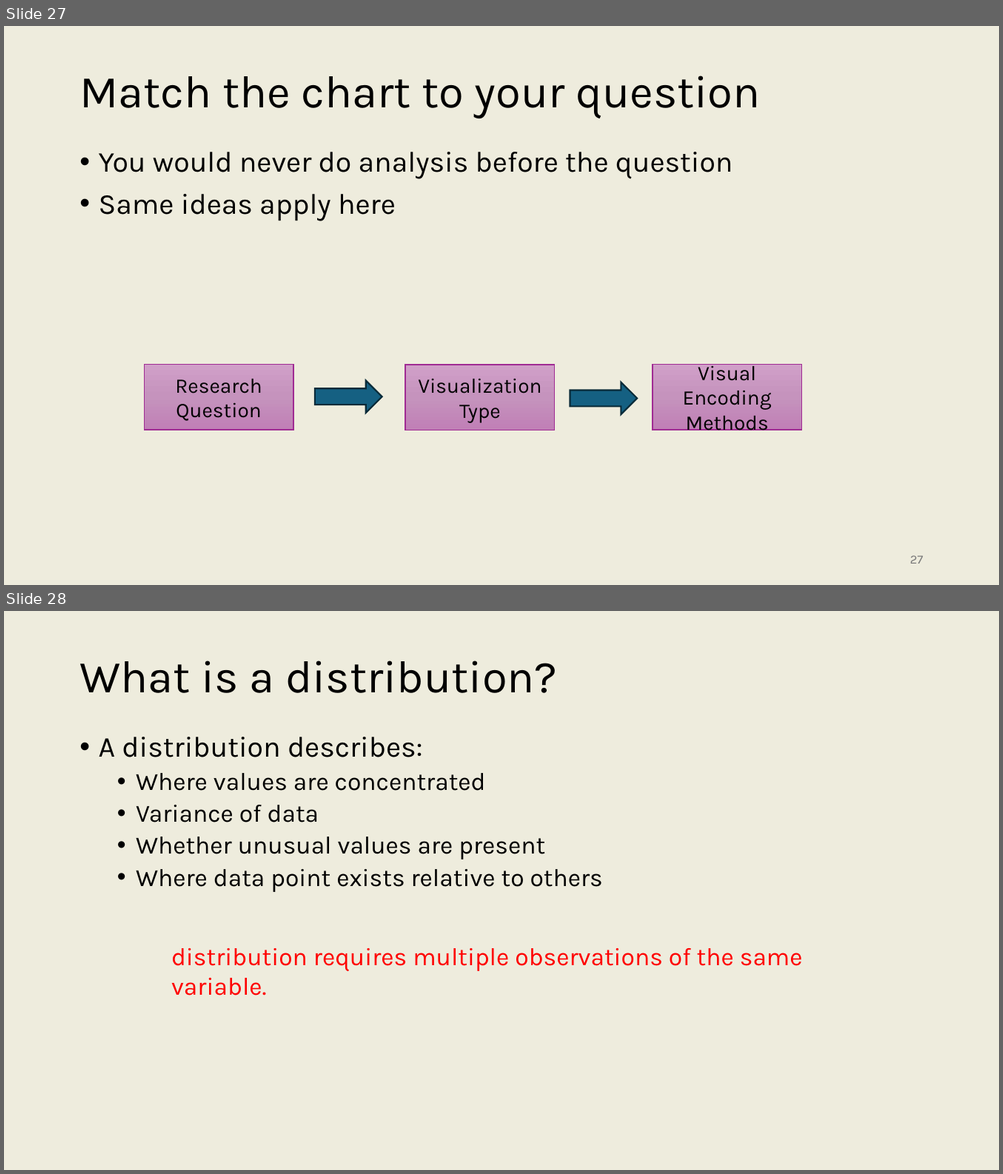
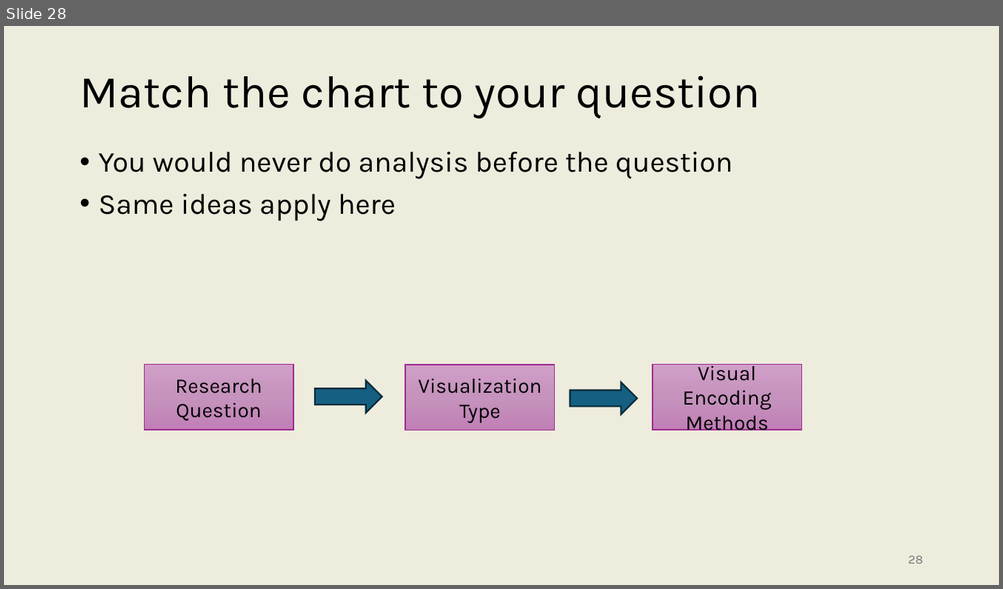
Before and after one commit to onishisaryu/HES-3000-Sports-Data-Analytics, a slide deck: pptx/Lecture7.pptx. Shown one above the other, each under a label of ours: slides 27 and 28 before the commit, slide 28 after it. The pictures are 1003x1174 and 1003x589 pixels, drawn with LibreOffice and Linux fonts; fonts in the diff are those of the drawing. Boxes give left, top, right and bottom in pixels: in the first picture for what was removed or moved away, otherwise in the second. Text is boxed around its words. In the diff, an @@ line names an element or a change of style, - is before the commit and + after.

```diff
--- a/pptx/Lecture7.pptx
+++ b/pptx/Lecture7.pptx
@@ slide 28 removed at (x1=4, y1=611, x2=999, y2=1170), background #EEECDD @@
@@ title removed at (x1=79, y1=661, x2=558, y2=693) @@
-What is a distribution?
@@ text removed at (x1=99, y1=737, x2=603, y2=892) @@
-• A distribution describes:
-  • Where values are concentrated
-  • Variance of data
-  • Whether unusual values are present
-  • Where data point exists relative to others
@@ text removed at (x1=171, y1=948, x2=802, y2=996) @@
-  distribution requires multiple observations of the same variable.
@@ what was slide 27 is now slide 28 @@
@@ page number at (x1=908, y1=556, x2=922, y2=564): text changed @@
-27
+28
```
Also in this commit, not shown: 3 slides changed, 8 slides added, 3 other slides removed.
